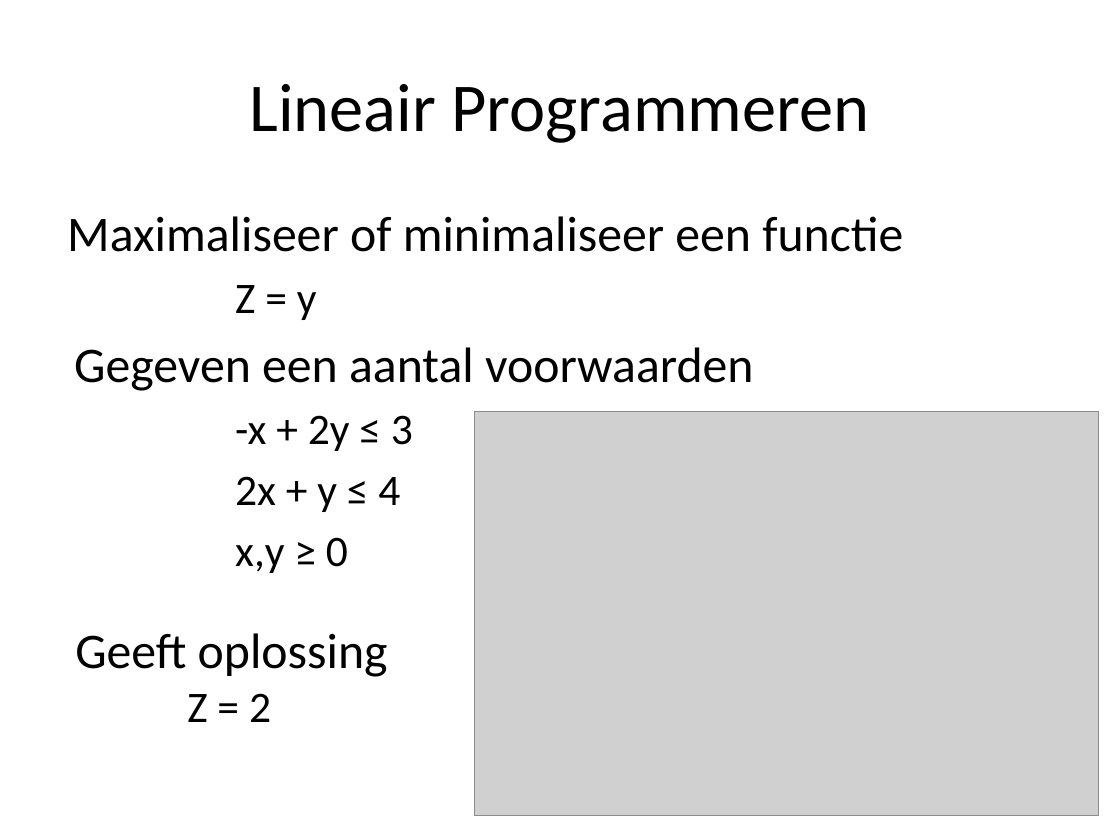
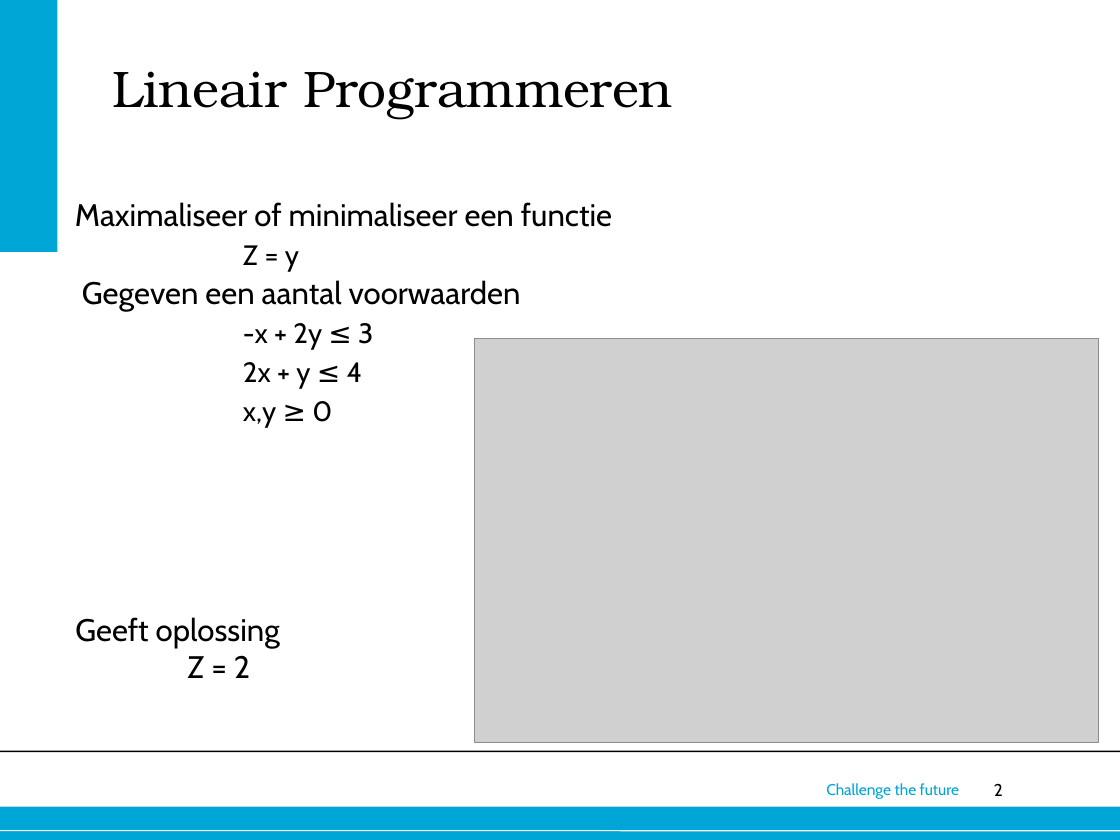
Before and after one commit to mvandertuin/RandomizedAlgorithmsLP, a slide deck: slide 2 of Presentation/presentatie.pptx. Drawn at 1120x840 pixels with LibreOffice and Linux fonts; fonts in the diff are those of the drawing; grey boxes stand for pictures; background and template pictures are left out. Boxes give left, top, right and bottom in pixels: in the first picture for what was removed or moved away, otherwise in the second. Text is boxed around its words. In the diff, an @@ line names an element or a change of style, - is before the commit and + after.

```diff
--- a/Presentation/presentatie.pptx
+++ b/Presentation/presentatie.pptx
@@ rectangle added at [0,0,57,252], fill #00A6D6 @@
@@ title "Lineair Programmeren": place and size @@
-title "Lineair Programmeren" at [250,84,870,143]
+title "Lineair Programmeren" at [112,71,673,119]
@@ title "Lineair Programmeren" at [112,71,673,119]: size 44 to 33 pt, font Calibri to TeX Gyre Bonum; alignment centre to left; indent changed; vertical alignment middle to top @@
@@ text "Maximaliseer of minimaliseer een functie": place and size @@
-text "Maximaliseer of minimaliseer een functie" at [67,216,903,573]
+text "Maximaliseer of minimaliseer een functie" at [75,202,612,427]
@@ text "Maximaliseer of minimaliseer een functie" at [75,202,612,427]: size 32 to 20 pt in "Maximaliseer of minimaliseer een functie", "Gegeven een aantal voorwaarden"; font Calibri to Cabin; size 28 to 18 pt in "Z = y", "-x + 2y ≤ 3", "2x + y ≤ 4", "x,y ≥ 0"; line spacing 1 to 25pt; less space between paragraphs @@
@@ picture: place and size @@
-picture at [475,411,1099,815]
+picture at [475,338,1099,743]
@@ text "Geeft oplossing": place and size @@
-text "Geeft oplossing" at [75,633,388,722]
+text "Geeft oplossing" at [75,617,280,678]
@@ text "Geeft oplossing" at [75,617,280,678]: size 32 to 20 pt in "Geeft oplossing"; font Calibri to Cabin; size 28 to 20 pt in "Z = 2" @@
@@ line added from (0, 752) to (1120, 752), #000000 1 pt @@
@@ rectangle added at [0,806,1120,840], fill #00A6D6 @@
@@ text added at [826,783,959,799], 10 pt, text #00A6D6 @@
+Challenge the future
@@ page number added at [994,784,1003,796], 11 pt, text #000000 @@
+2
@@ line added from (0, 831) to (1120, 831), #FFFFFF 0.75 pt @@
```
Also in this commit, not shown: 6 other slides changed, 5 slides added, 2 slides removed.
